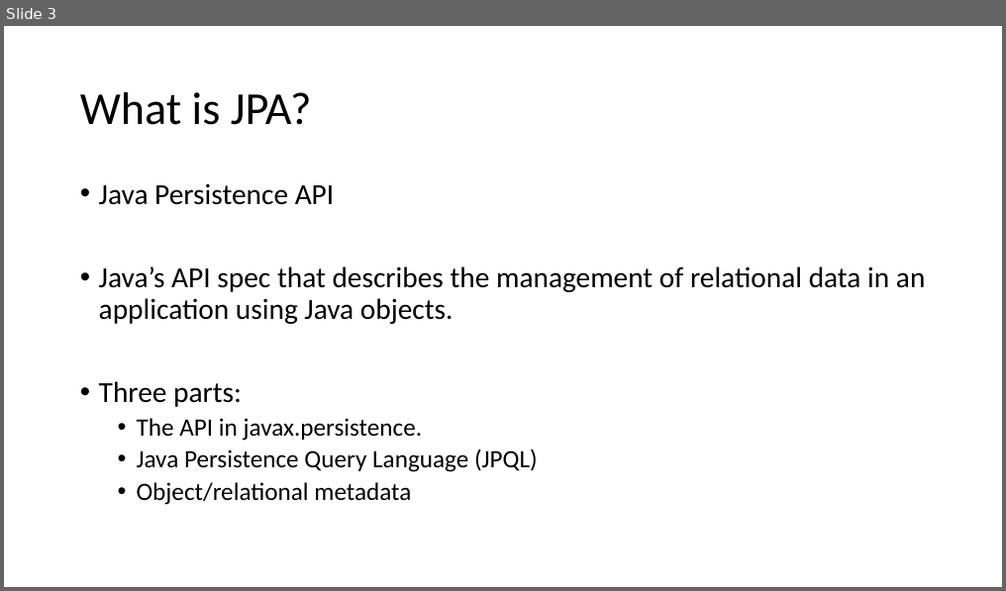
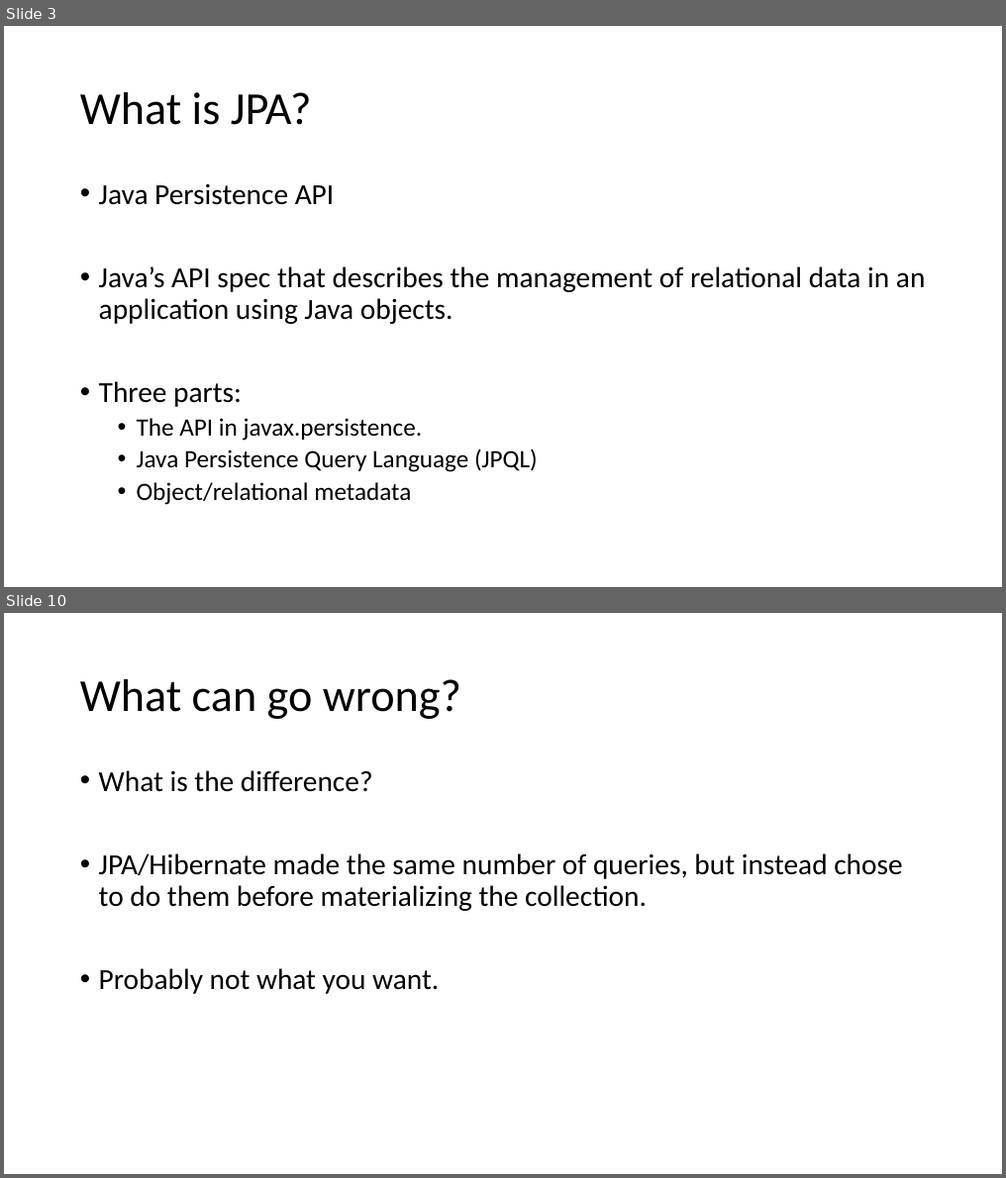
Before and after one commit to sfaria/jpa-demo, a slide deck: JPA-JPQL Query Performance.pptx. Shown one above the other, each under a label of ours: slide 3 before the commit, slides 3 and 10 after it; the slides between them are not shown. The pictures are 1006x591 and 1006x1178 pixels, drawn with LibreOffice and Linux fonts; fonts in the diff are those of the drawing. Boxes give left, top, right and bottom in pixels: in the first picture for what was removed or moved away, otherwise in the second. Text is boxed around its words. In the diff, an @@ line names an element or a change of style, - is before the commit and + after.

```diff
--- a/JPA-JPQL Query Performance.pptx
+++ b/JPA-JPQL Query Performance.pptx
@@ slide 10 added at <box>4,613,1002,1174</box>, background #FFFFFF @@
@@ title added at <box>80,679,461,719</box>, 44 pt, text #000000 @@
+What can go wrong?
@@ text added at <box>99,770,902,994</box>, 28 pt, text #000000 @@
+• What is the difference?
+• JPA/Hibernate made the same number of queries, but instead chose to do them before materializing the collection.
+• Probably not what you want.
```
Also in this commit, not shown: 3 slides changed, 11 other slides added, 3 slides removed.
